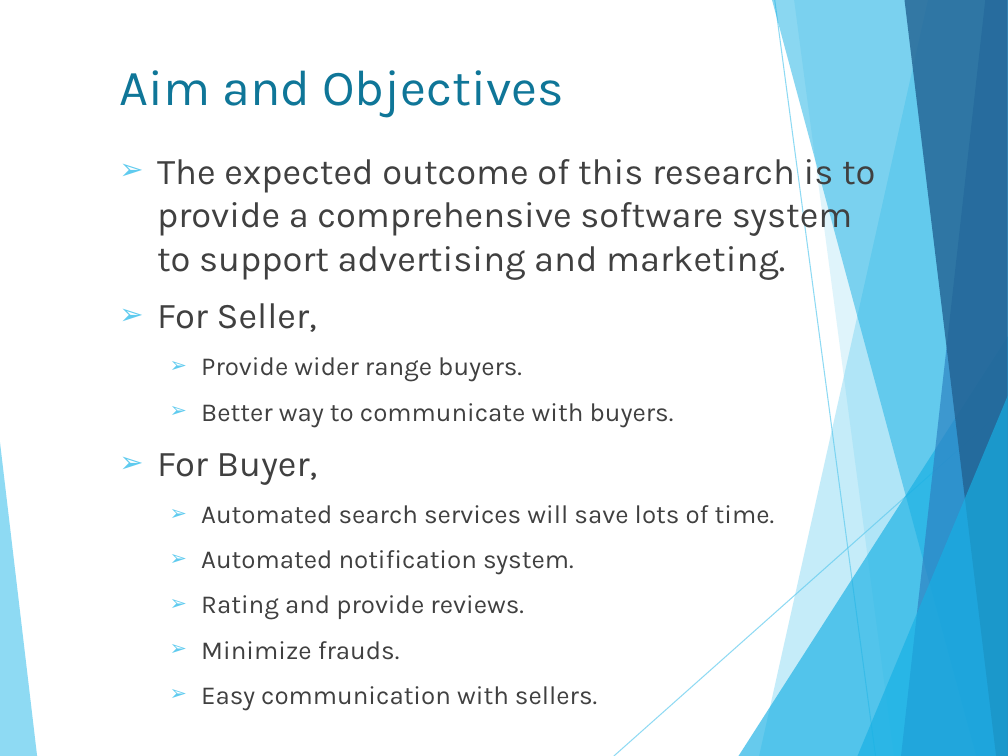
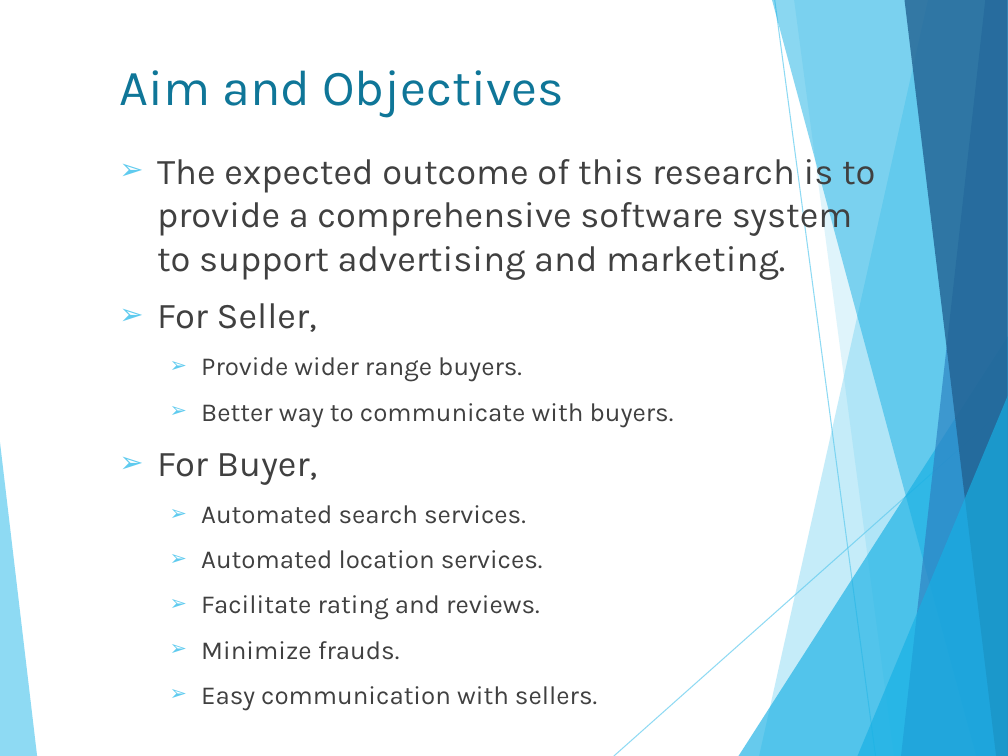
Before and after one commit to isurudewasurendra/SappuSavari, a slide deck: slide 9 of documentation/Location Based Mobile Marketing System.pptx. Drawn at 1008x756 pixels with LibreOffice and Linux fonts; fonts in the diff are those of the drawing. Boxes give left, top, right and bottom in pixels: in the first picture for what was removed or moved away, otherwise in the second. Text is boxed around its words. In the diff, an @@ line names an element or a change of style, - is before the commit and + after.

```diff
--- a/documentation/Location Based Mobile Marketing System.pptx
+++ b/documentation/Location Based Mobile Marketing System.pptx
@@ text at [201,505,543,620]: text changed @@
-  ➢ Automated search services will save lots of time.
-  ➢ Automated notification system.
-  ➢ Rating and provide reviews.
+  ➢ Automated search services.
+  ➢ Automated location services.
+  ➢ Facilitate rating and reviews.
```
Also in this commit, not shown: 11 other slides changed, 4 slides added, 7 slides removed, 21 other files.
